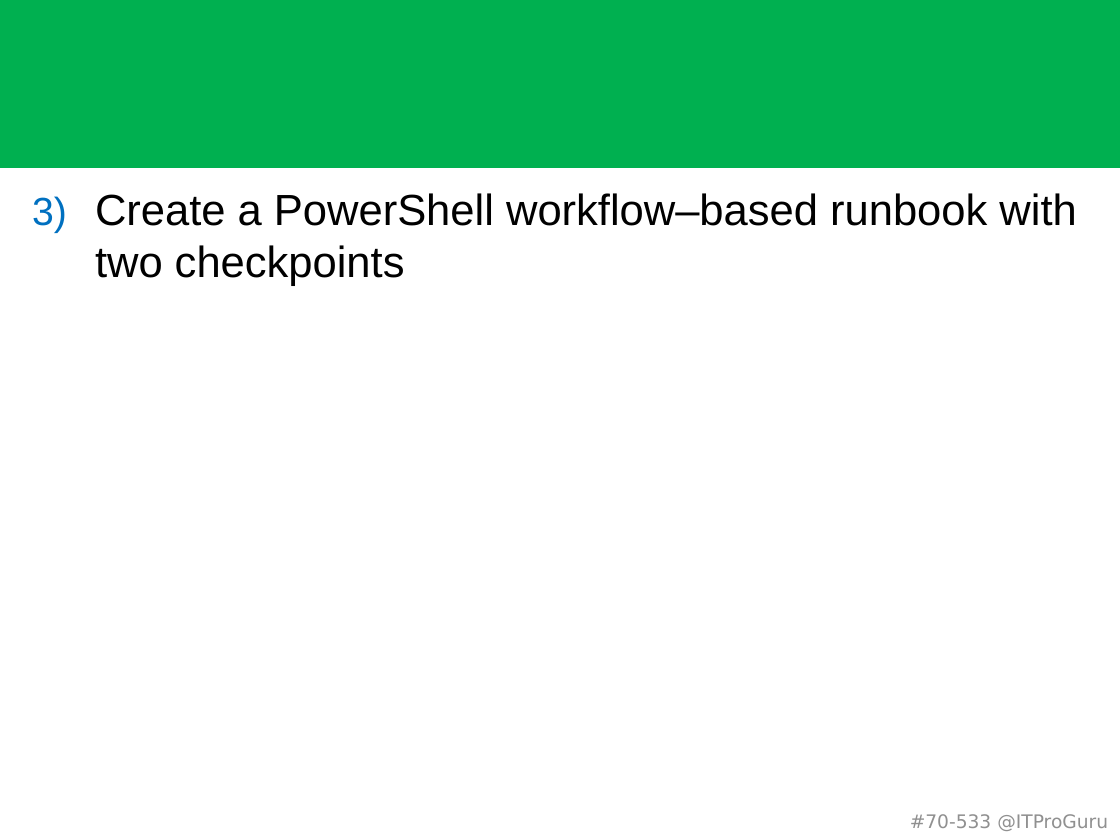
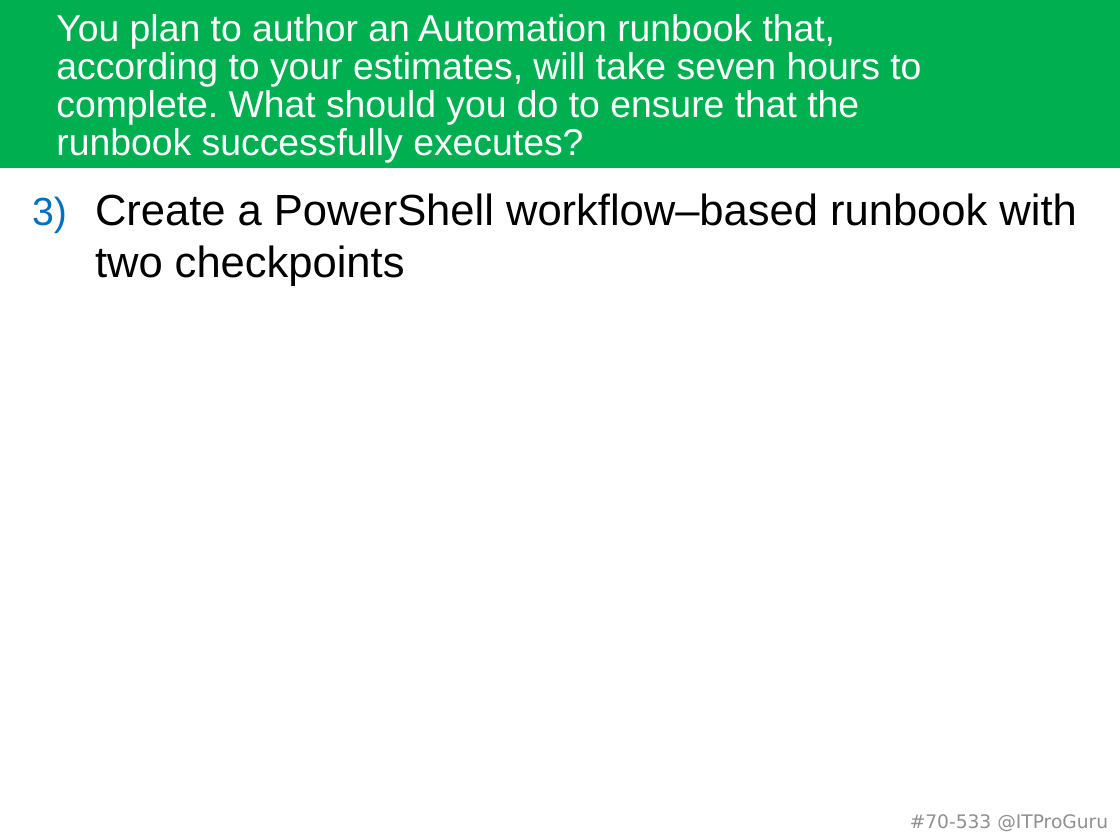
Before and after one commit to guruskill/70-533, a slide deck: slide 29 of 70-533-07-Operations.pptx (slide 28 before the commit). Drawn at 1120x840 pixels with LibreOffice and Linux fonts; fonts in the diff are those of the drawing. Boxes give left, top, right and bottom in pixels: in the first picture for what was removed or moved away, otherwise in the second. Text is boxed around its words. In the diff, an @@ line names an element or a change of style, - is before the commit and + after.

```diff
--- a/70-533-07-Operations.pptx
+++ b/70-533-07-Operations.pptx
@@ title added at [56,14,921,163], 24 pt, text #FFFFFF @@
+You plan to author an Automation runbook that, according to your estimates, will take seven hours to complete. What should you do to ensure that the runbook successfully executes?
```
Also in this commit, not shown: 5 other slides changed, 2 slides added, 1 slide removed, 5 other files.
